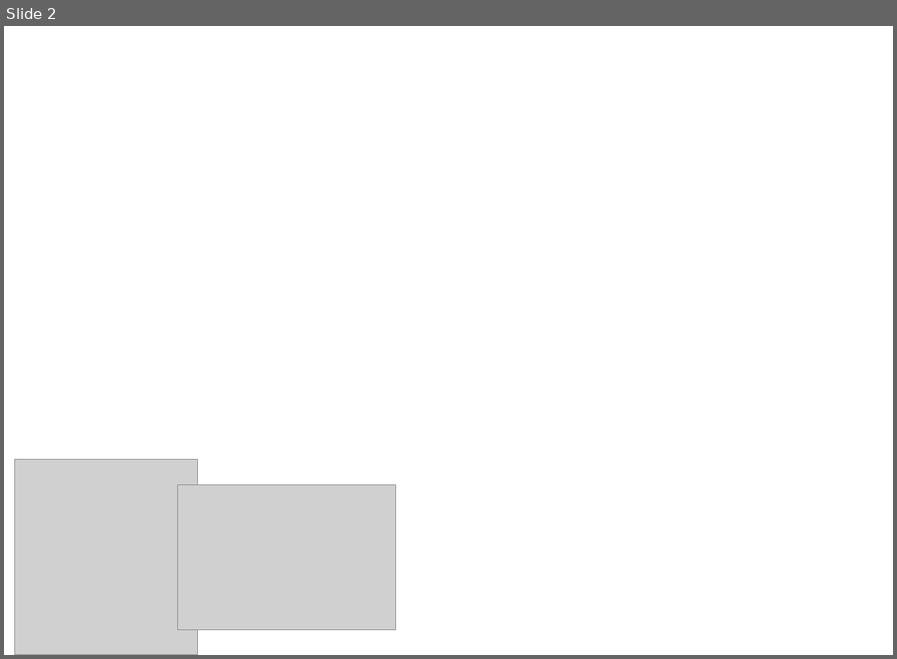
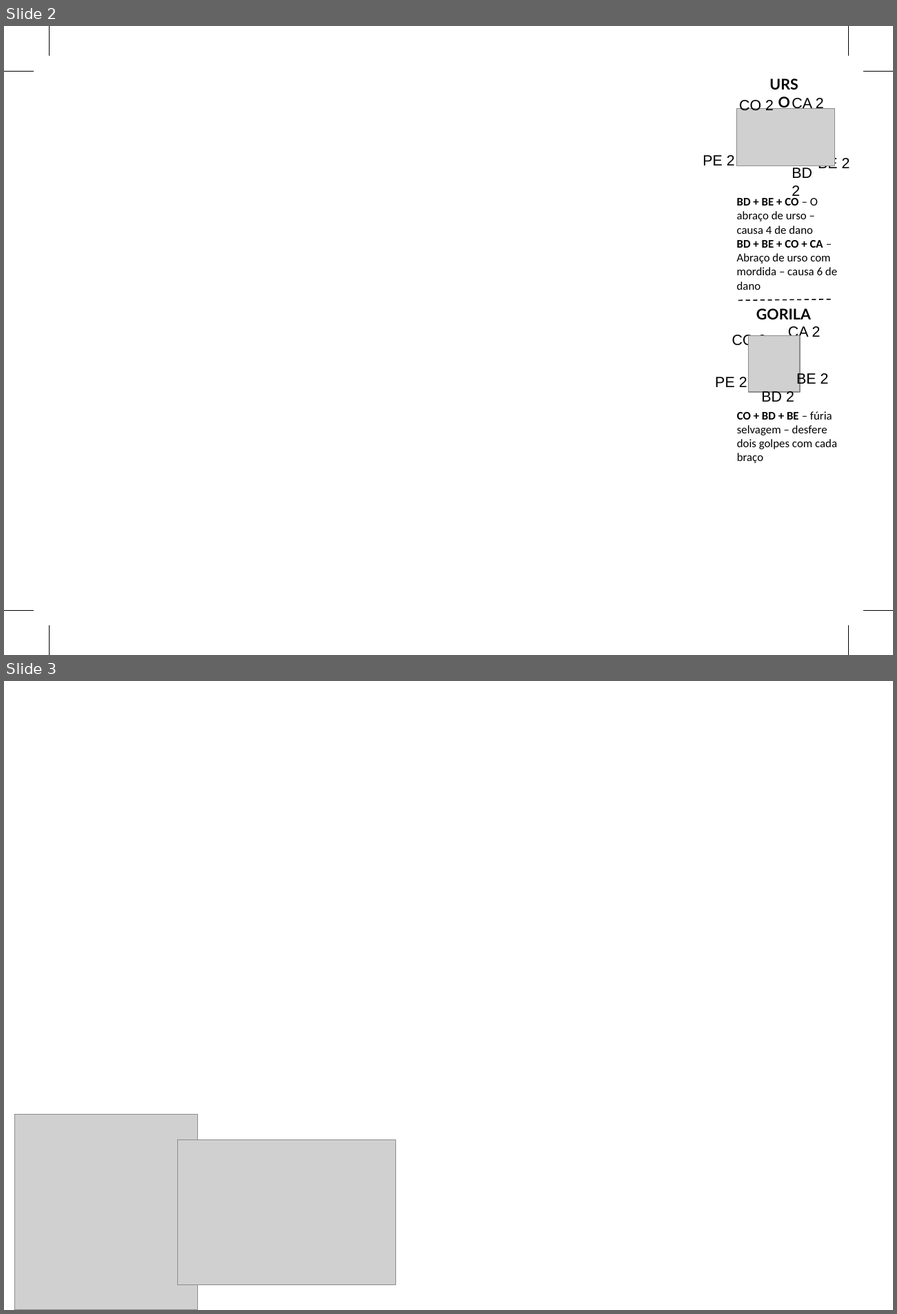
Before and after one commit to bgmamf/bg_dna, a slide deck: dna_folha.pptx. Shown one above the other, each under a label of ours: slide 2 before the commit, slides 2 and 3 after it. The pictures are 897x659 and 897x1314 pixels, drawn with LibreOffice and Linux fonts; fonts in the diff are those of the drawing; grey boxes stand for pictures. Boxes give left, top, right and bottom in pixels: in the first picture for what was removed or moved away, otherwise in the second. Text is boxed around its words. In the diff, an @@ line names an element or a change of style, - is before the commit and + after.

```diff
--- a/dna_folha.pptx
+++ b/dna_folha.pptx
@@ slide 2 added at (x1=4, y1=26, x2=893, y2=655), background #FFFFFF @@
@@ line added from (49, 26) to (49, 56), #000000 0.5 pt @@
@@ line added from (848, 26) to (848, 56), #000000 0.5 pt @@
@@ line added from (4, 71) to (34, 71), #000000 0.5 pt @@
@@ line added from (863, 71) to (893, 71), #000000 0.5 pt @@
@@ picture added at (x1=737, y1=108, x2=835, y2=165) @@
@@ text added at (x1=739, y1=98, x2=773, y2=110), 14 pt, text #000000 @@
+CO 2
@@ text added at (x1=791, y1=98, x2=824, y2=109), 14 pt, text #000000 @@
+CA 2
@@ text added at (x1=702, y1=155, x2=735, y2=165), 14 pt, text #000000 @@
+PE 2
@@ text added at (x1=784, y1=160, x2=821, y2=203), 14 pt, text #000000 @@
+BD2
@@ text added at (x1=818, y1=156, x2=850, y2=172), 14 pt, text #000000 @@
+BE 2
@@ text added at (x1=737, y1=198, x2=837, y2=290), 11 pt, text #000000 @@
+BD + BE + CO – O abraço de urso – causa 4 de dano
+BD + BE + CO + CA – Abraço de urso com mordida – causa 6 de dano
@@ text added at (x1=786, y1=214, x2=806, y2=219), 14 pt, text #000000, bold @@
+URSO
@@ line added from (738, 301) to (833, 299), #000000 1 pt dashed @@
@@ text added at (x1=756, y1=308, x2=811, y2=319), 14 pt, text #000000, bold @@
+GORILA
@@ text added at (x1=732, y1=333, x2=766, y2=348), 14 pt, text #000000 @@
+CO 2
@@ picture added at (x1=749, y1=335, x2=800, y2=392) @@
@@ text added at (x1=788, y1=326, x2=820, y2=340), 14 pt, text #000000 @@
+CA 2
@@ text added at (x1=715, y1=377, x2=747, y2=387), 14 pt, text #000000 @@
+PE 2
@@ text added at (x1=796, y1=372, x2=829, y2=387), 14 pt, text #000000 @@
+BE 2
@@ text added at (x1=761, y1=390, x2=794, y2=401), 14 pt, text #000000 @@
+BD 2
@@ text added at (x1=737, y1=411, x2=837, y2=463), 11 pt, text #000000 @@
+CO + BD + BE – fúria selvagem – desfere dois golpes com cada braço
@@ line added from (4, 610) to (34, 610), #000000 0.5 pt @@
@@ line added from (49, 624) to (49, 655), #000000 0.5 pt @@
@@ line added from (848, 624) to (848, 655), #000000 0.5 pt @@
@@ line added from (863, 610) to (893, 610), #000000 0.5 pt @@
@@ what was slide 2 is now slide 3 @@
```
Also in this commit, not shown: 1 slide changed.
